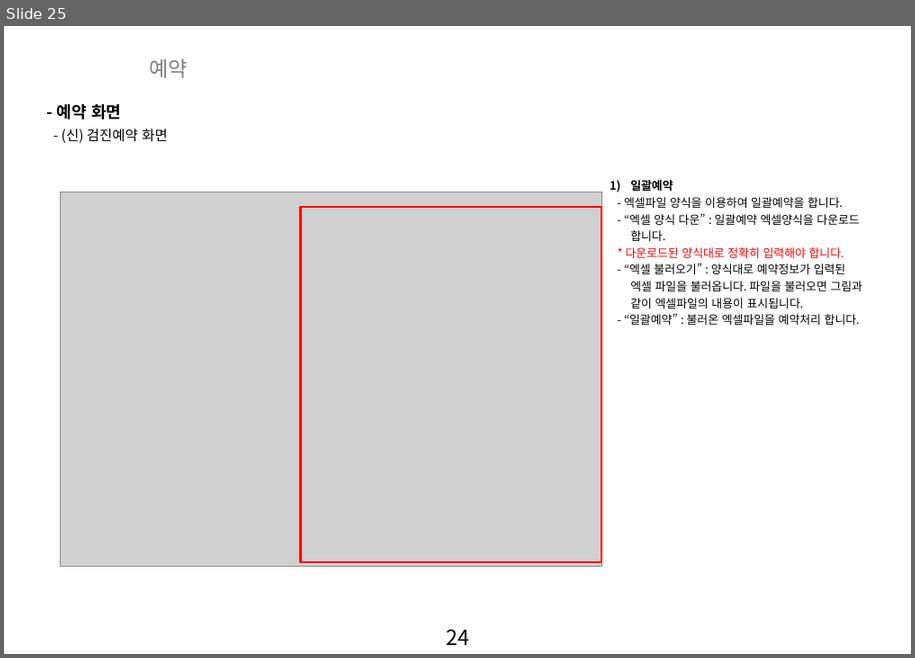
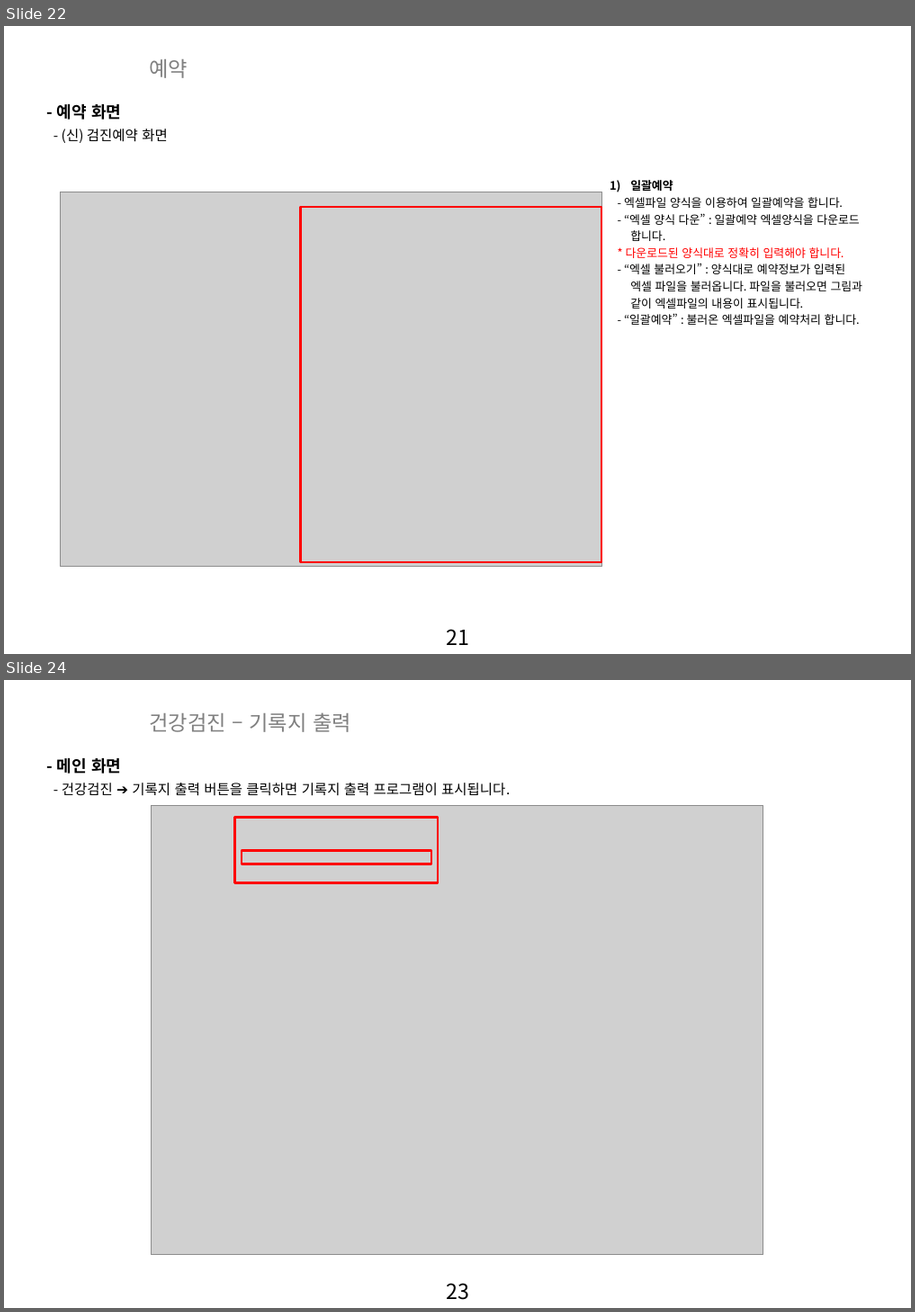
Before and after one commit to zooxop/ailiss_manual, a slide deck: manual/앨리스_매뉴얼_작업중.pptx. Shown one above the other, each under a label of ours: slide 25 before the commit, slides 22 and 24 after it; the slides between them are not shown. The pictures are 915x658 and 915x1312 pixels, drawn with LibreOffice and Linux fonts; fonts in the diff are those of the drawing; grey boxes stand for pictures; background and template pictures are left out. Boxes give left, top, right and bottom in pixels: in the first picture for what was removed or moved away, otherwise in the second. Text is boxed around its words. In the diff, an @@ line names an element or a change of style, - is before the commit and + after.

```diff
--- a/manual/앨리스_매뉴얼_작업중.pptx
+++ b/manual/앨리스_매뉴얼_작업중.pptx
@@ slide 24 added at [4,680,911,1308], background picture (left out); not listed: 1 template element that a slide beside it also shows @@
@@ text added at [149,712,351,732], 18 pt, text #808080 @@
+건강검진 – 기록지 출력
@@ text added at [57,758,121,774], 14 pt, text #000000, bold @@
+- 메인 화면
@@ text added at [62,783,505,796], 12 pt, text #000000 @@
+- 건강검진 ➔ 기록지 출력 버튼을 클릭하면 기록지 출력 프로그램이 표시됩니다.
@@ picture added at [152,806,764,1255] @@
@@ rectangle added at [235,818,438,882], outline #FF0000 2 pt @@
@@ rectangle added at [242,851,432,864], outline #FF0000 2 pt @@
@@ what was slide 25 is now slide 22 @@
@@ page number at [446,629,469,645]: text changed @@
-24
+21
```
Also in this commit, not shown: 3 slides changed, 3 other slides added.
